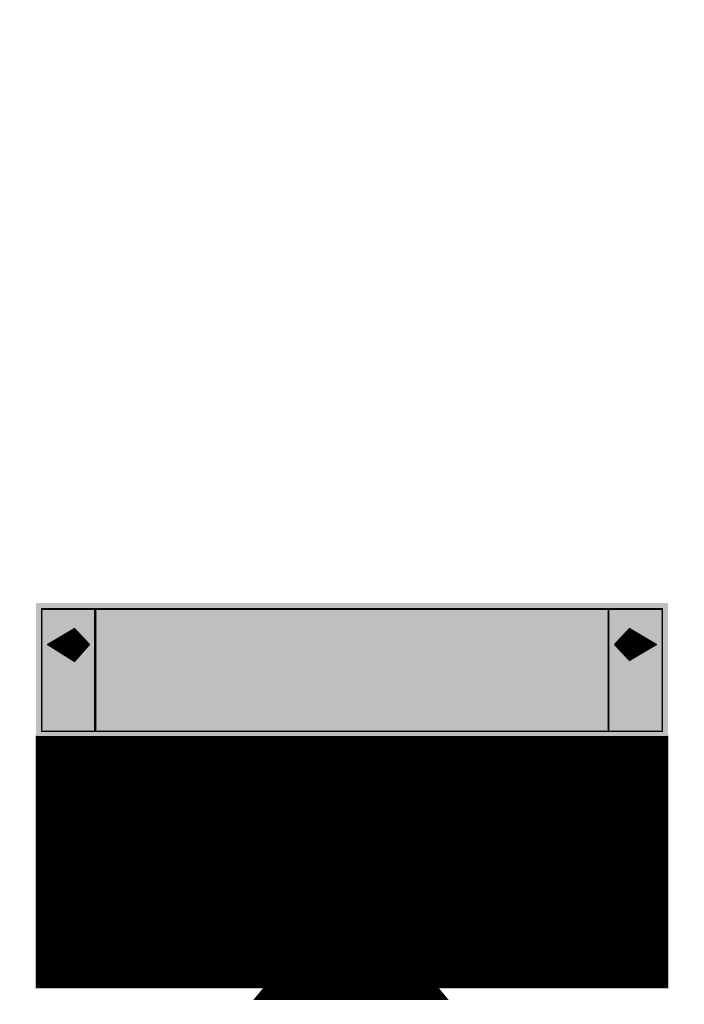
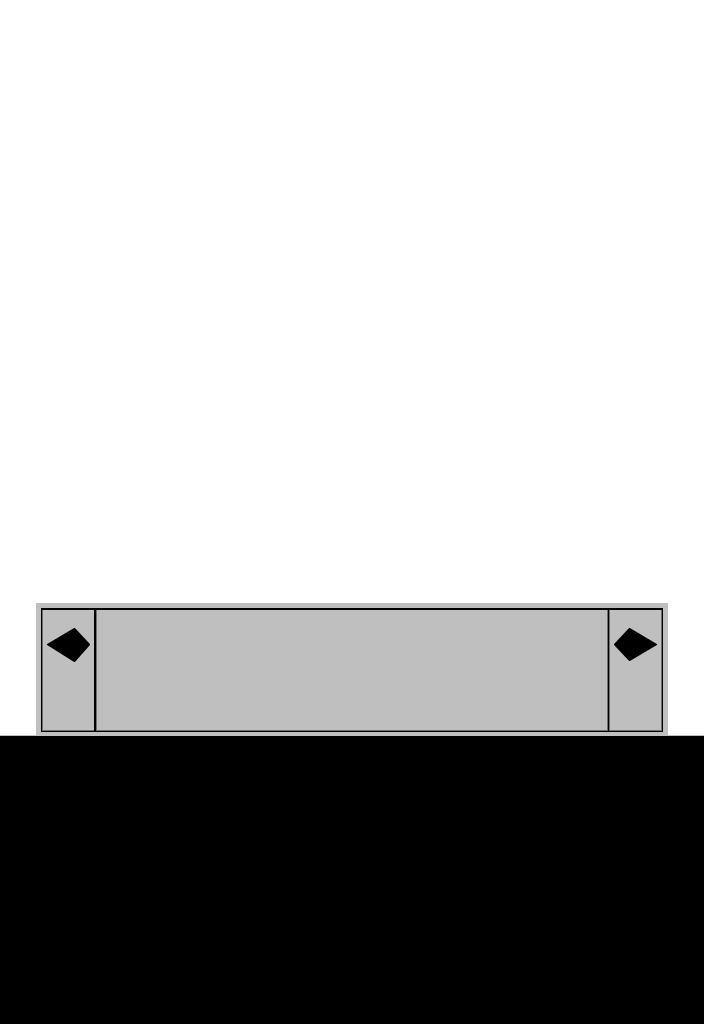
Before/after of a 704x1024 layered artwork. What changed in the layer stack:
painted on "图层 24" over <box>0,735,704,1024</box>
painted on "图层 23" over <box>0,736,704,1024</box>